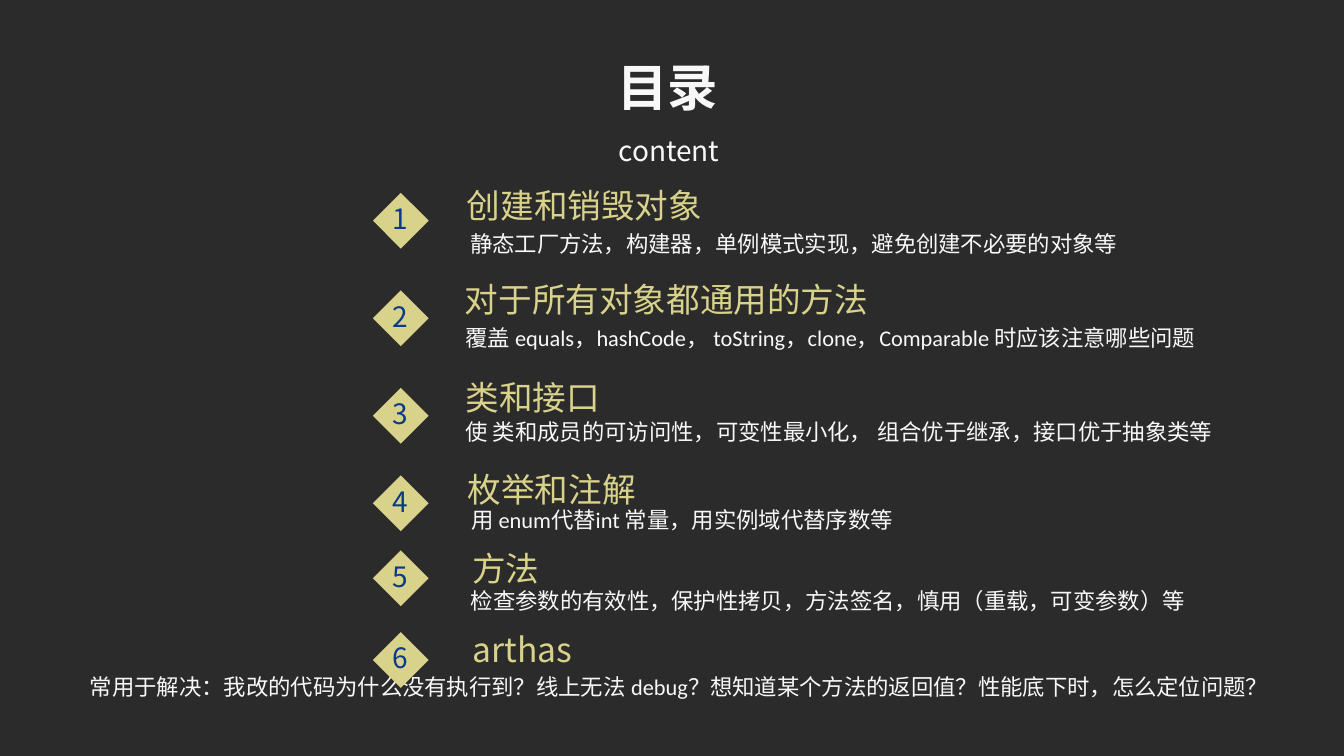
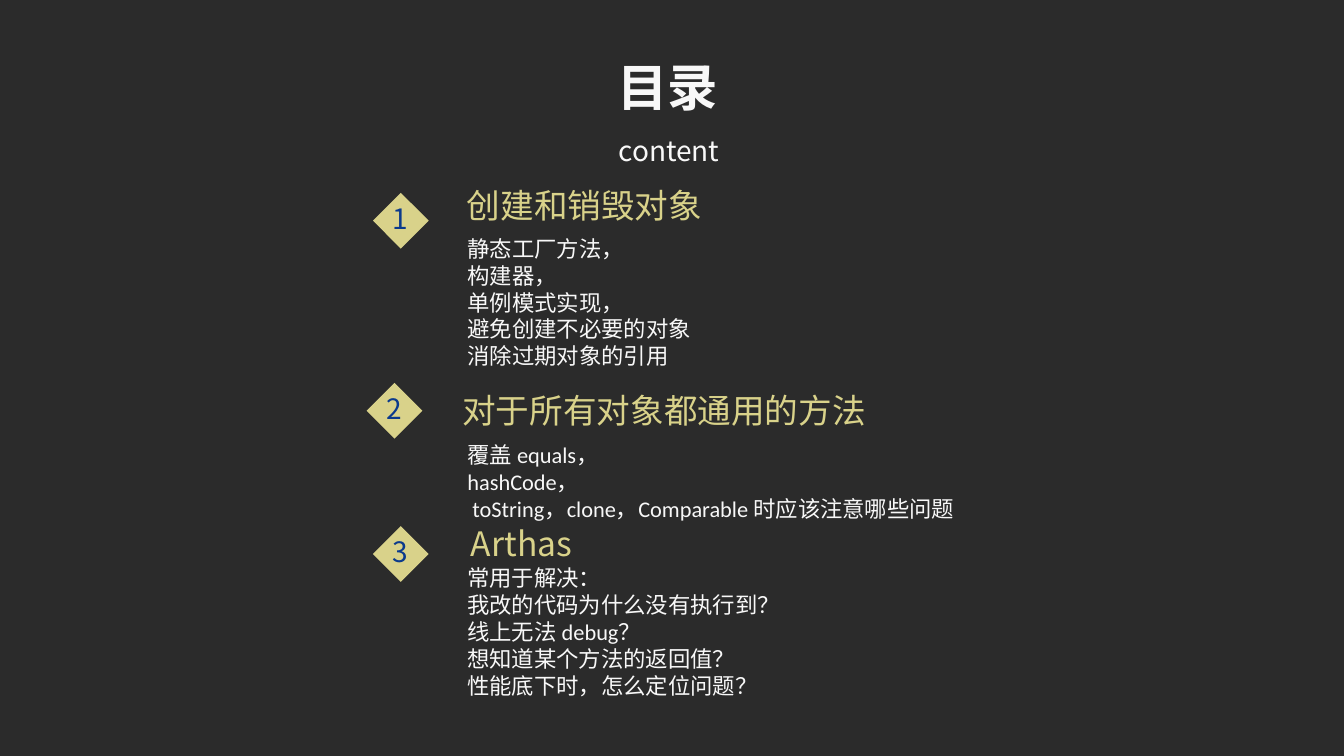
Before and after one commit to kinghaoyu/effectivejava, a slide deck: slide 2 of src/main/resources/ppt/后端技术分享之日常开发中的常用技巧.pptx. Drawn at 1344x756 pixels with LibreOffice and Linux fonts; fonts in the diff are those of the drawing; background and template pictures are left out; a plain dark background stands for a picture behind light text. Boxes give left, top, right and bottom in pixels: in the first picture for what was removed or moved away, otherwise in the second. Text is boxed around its words. In the diff, an @@ line names an element or a change of style, - is before the commit and + after.

Commit message:
新增 覆盖hashCode 方法

```diff
--- a/src/main/resources/ppt/后端技术分享之日常开发中的常用技巧.pptx
+++ b/src/main/resources/ppt/后端技术分享之日常开发中的常用技巧.pptx
@@ text at (x1=468, y1=238, x2=691, y2=366): text changed @@
-静态工厂方法，构建器，单例模式实现，避免创建不必要的对象等
+静态工厂方法，
+构建器，
+单例模式实现，
+避免创建不必要的对象
+消除过期对象的引用
@@ diamond moved from (x1=373, y1=290, x2=429, y2=346) to (x1=367, y1=383, x2=422, y2=439) @@
@@ diamond removed at (x1=373, y1=388, x2=429, y2=444) @@
@@ text "2" moved from (x1=393, y1=306, x2=409, y2=327) to (x1=387, y1=398, x2=403, y2=419) @@
@@ text "对于所有对象都通用的方法" moved from (x1=465, y1=283, x2=868, y2=315) to (x1=462, y1=394, x2=865, y2=426) @@
@@ text removed at (x1=466, y1=382, x2=600, y2=413) @@
-类和接口
@@ text removed at (x1=466, y1=421, x2=1212, y2=442) @@
-使 类和成员的可访问性，可变性最小化， 组合优于继承，接口优于抽象类等
@@ text at (x1=467, y1=444, x2=954, y2=521): text changed @@
-覆盖 equals，hashCode， toString，clone，Comparable 时应该注意哪些问题
+覆盖 equals，
+hashCode，
+toString，clone，Comparable 时应该注意哪些问题
@@ diamond removed at (x1=373, y1=476, x2=429, y2=531) @@
@@ text removed at (x1=468, y1=474, x2=636, y2=512) @@
-枚举和注解
@@ text removed at (x1=393, y1=491, x2=409, y2=512) @@
-4
@@ text removed at (x1=471, y1=509, x2=893, y2=530) @@
-用 enum代替int 常量，用实例域代替序数等
@@ diamond moved from (x1=373, y1=632, x2=429, y2=688) to (x1=373, y1=526, x2=429, y2=582) @@
@@ text "3" moved from (x1=393, y1=403, x2=409, y2=425) to (x1=393, y1=541, x2=409, y2=563) @@
@@ text at (x1=471, y1=529, x2=572, y2=557): text changed @@
-arthas
+Arthas
@@ diamond removed at (x1=373, y1=551, x2=429, y2=606) @@
@@ text removed at (x1=393, y1=566, x2=409, y2=588) @@
-5
@@ text at (x1=467, y1=567, x2=779, y2=696): text changed @@
-常用于解决：我改的代码为什么没有执行到？线上无法 debug？想知道某个方法的返回值？性能底下时，怎么定位问题？
+常用于解决：
+我改的代码为什么没有执行到？
+线上无法 debug？
+想知道某个方法的返回值？
+性能底下时，怎么定位问题？
@@ text removed at (x1=472, y1=553, x2=539, y2=591) @@
-方法
@@ text removed at (x1=471, y1=590, x2=1185, y2=611) @@
-检查参数的有效性，保护性拷贝，方法签名，慎用（重载，可变参数）等
@@ text removed at (x1=393, y1=647, x2=409, y2=669) @@
-6
```
Also in this commit, not shown: 2 other slides changed, 1 slide added, 2 slides removed, 1 other file.
